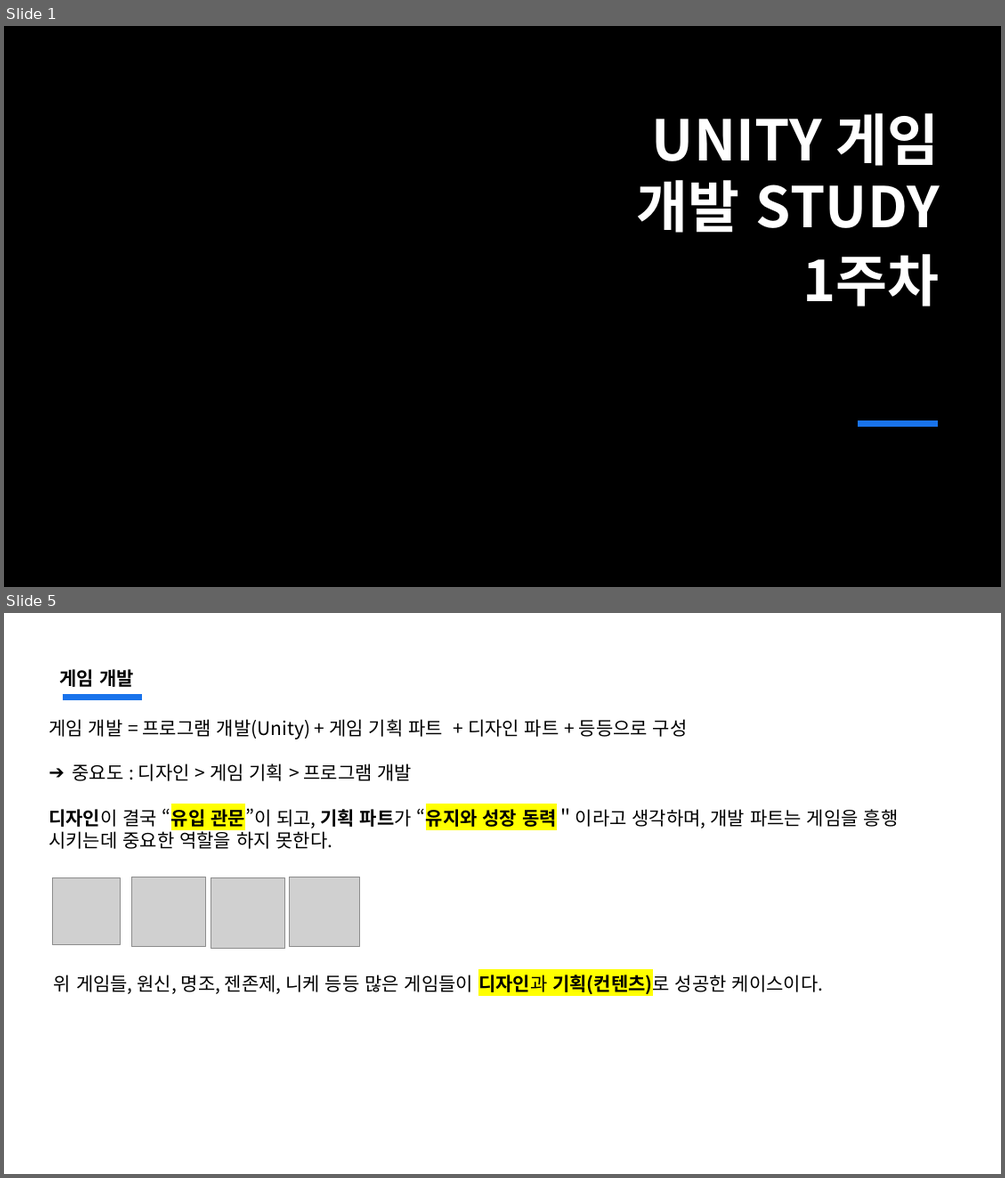
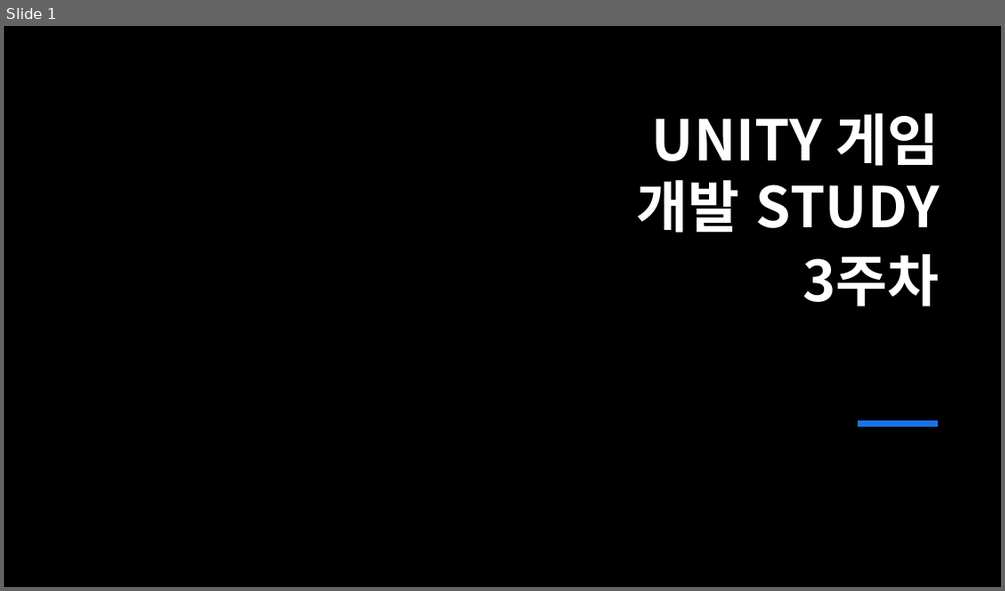
Before and after one commit to jsjin01/MJsec_Unity_Mentoring, a slide deck: MJsec_게임 개발 멘토링/MJsec_3주차.pptx. Shown one above the other, each under a label of ours: slides 1 and 5 before the commit, slide 1 after it; the slides between them are not shown. The pictures are 1005x1178 and 1005x591 pixels, drawn with LibreOffice and Linux fonts; fonts in the diff are those of the drawing; grey boxes stand for pictures; background and template pictures are left out. Boxes give left, top, right and bottom in pixels: in the first picture for what was removed or moved away, otherwise in the second. Text is boxed around its words. In the diff, an @@ line names an element or a change of style, - is before the commit and + after.

```diff
--- a/MJsec_게임 개발 멘토링/MJsec_3주차.pptx
+++ b/MJsec_게임 개발 멘토링/MJsec_3주차.pptx
@@ slide 5 removed at bbox=[4, 613, 1001, 1174], background #FFFFFF @@
@@ text removed at bbox=[60, 669, 134, 687] @@
-게임 개발
@@ text removed at bbox=[48, 719, 898, 849] @@
-게임 개발 = 프로그램 개발(Unity) + 게임 기획 파트 + 디자인 파트 + 등등으로 구성
-➔ 중요도 : 디자인 > 게임 기획 > 프로그램 개발
-디자인이 결국 “유입 관문”이 되고, 기획 파트가 “유지와 성장 동력＂이라고 생각하며, 개발 파트는 게임을 흥행 시키는데 중요한 역할을 하지 못한다.
@@ line removed from (63, 698) to (142, 698) @@
@@ picture removed at bbox=[53, 878, 121, 945] @@
@@ picture removed at bbox=[132, 876, 206, 946] @@
@@ picture removed at bbox=[210, 878, 284, 949] @@
@@ picture removed at bbox=[290, 876, 360, 947] @@
@@ text removed at bbox=[54, 972, 823, 995] @@
-위 게임들, 원신, 명조, 젠존제, 니케 등등 많은 게임들이 디자인과 기획(컨텐츠)로 성공한 케이스이다.
@@ slide 1 changed as well @@
@@ text at bbox=[802, 254, 939, 306]: text changed @@
-1주차
+3주차
```
Also in this commit, not shown: 8 other slides removed, 24 other files.
